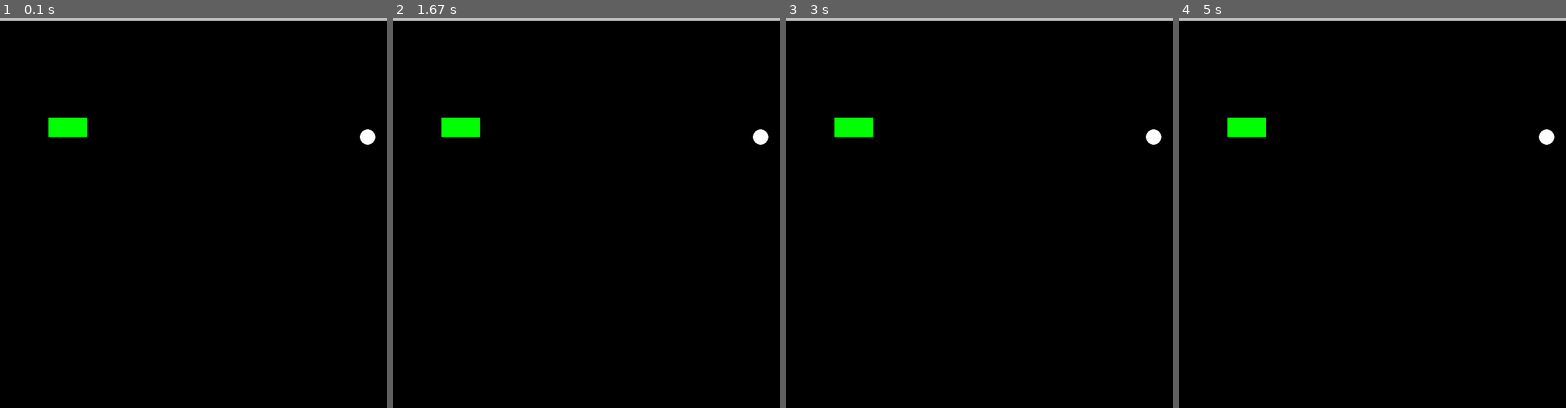
Above: before the commit, frames 1-4 (left to right).
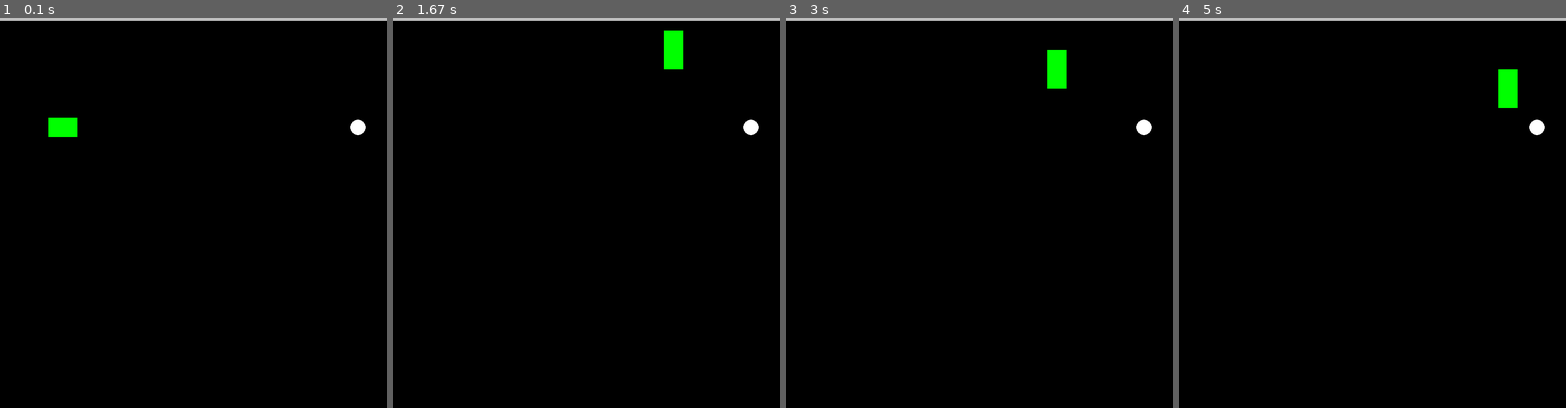
Above: after the commit, the same moments.

Repository: Tatusaily/Kouluteht
Game: pygame game, started from Muut/MatoSpel.py
The game is run twice, just before and just after one commit, with the same random seed, the same clock (stepped at 60 frames per second) and the same inputs.
Inputs:
- Up to frame 1 (0.1 s): no input
- Up to frame 2 (1.67 s): tap Enter at 0.33 s; hold Right 0.67-1.13 s; hold Up 1.17-1.63 s
- Up to frame 3 (3 s): hold Right 1.67-2.13 s; hold Left 2.17-2.7 s; hold Down from 2.73 s (still down)
- Up to frame 4 (5 s): release Down at 3.03 s; hold Left 3.07-3.47 s; hold Up 3.5-3.87 s; hold Right 3.9-4.53 s; hold Down 4.57-4.93 s; hold Left from 4.97 s (still down)

The runs differ from the first frame. In frame 1, 0.4% of the frame differs, in the area x 20-97%, y 25-33%; in frame 2, 1.2%, in the area x 12-97%, y 3-33%; in frame 3, 1.2%; in frame 4, 1.2%.

Commit message:
mato liikkuu ja hedelmä ilmestyy

Diff:
--- a/Muut/MatoSpel.py
+++ b/Muut/MatoSpel.py
@@ -7,13 +7,14 @@
         self.x = random.randint(1, gridsize-1)
         self.y = random.randint(1, gridsize-1)
         self.pos = Vector2(self.x, self.y)
-        self.realpos = (self.pos.x * blocksize, self.pos.y * blocksize)
+        self.realpos = (self.pos.x * blocksize - blocksize/2, self.pos.y * blocksize - blocksize/2)
 
     def draw_fruit(self):
         pygame.draw.circle(playsurface, ("White"), self.realpos, blocksize/2.5)
 class SNAKE:
     def __init__(self):
         self.body = [Vector2(5,10), Vector2(6,10), Vector2(7,10)]
+        self.direction = Vector2(1, 0)
 
     def draw_snake(self):
         for block in self.body:
@@ -22,7 +23,8 @@
 
     def movesnake(self):
         body_copy = self.body[:-1]
-        body_copy.insert(0, body_copy[0] + directuib)
+        body_copy.insert(0, body_copy[0] + self.direction)
+        self.body = body_copy[:]
 
 
 #VAKIOT
@@ -41,16 +43,35 @@
 fruit = FRUIT()
 snake = SNAKE()
 
+SCREEN_UPDATE = pygame.USEREVENT
+pygame.time.set_timer(SCREEN_UPDATE, 50) #Suorittaa SCREEN_UPDATEn joka 50ms
+
 #GAMELOOP
 while True:
+    #Eventloop
     for event in pygame.event.get():
         if event.type == pygame.QUIT:
             pygame.quit()
             sys.exit()
+        if event.type == SCREEN_UPDATE: #pelinopeus
+            snake.movesnake()
+        if event.type == pygame.KEYDOWN: #input
+            if event.key == pygame.K_UP:
+                snake.direction = Vector2(0,-1)
+            if event.key == pygame.K_DOWN:
+                snake.direction = Vector2(0,1)
+            if event.key == pygame.K_LEFT:
+                snake.direction = Vector2(-1,0)
+            if event.key == pygame.K_RIGHT:
+                snake.direction = Vector2(1,0)
 
-
+    #UI Piirto
     screen.blit(hudsurface, (0, 0))
     screen.blit(playsurface, (0, hudheight))
+    hudsurface.fill("Gray")
+    playsurface.fill("Black")
+
+    #Mato ja hedelmä piirto
     fruit.draw_fruit()
     snake.draw_snake()
 
